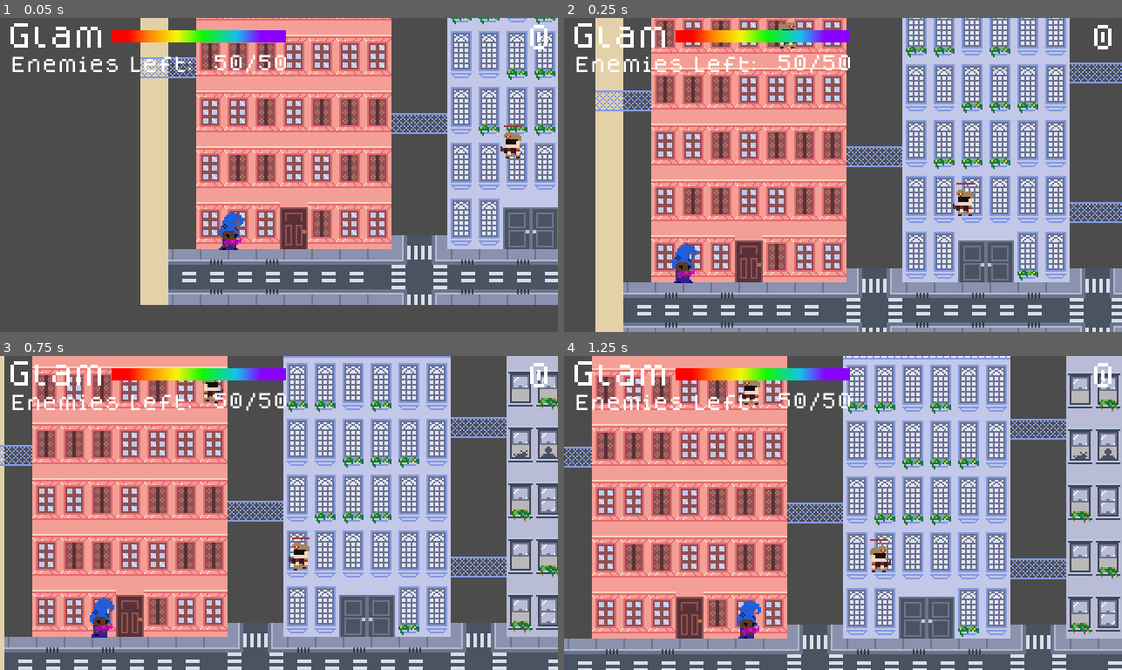
Above: before the commit, frames 1-4 (two rows, left to right).
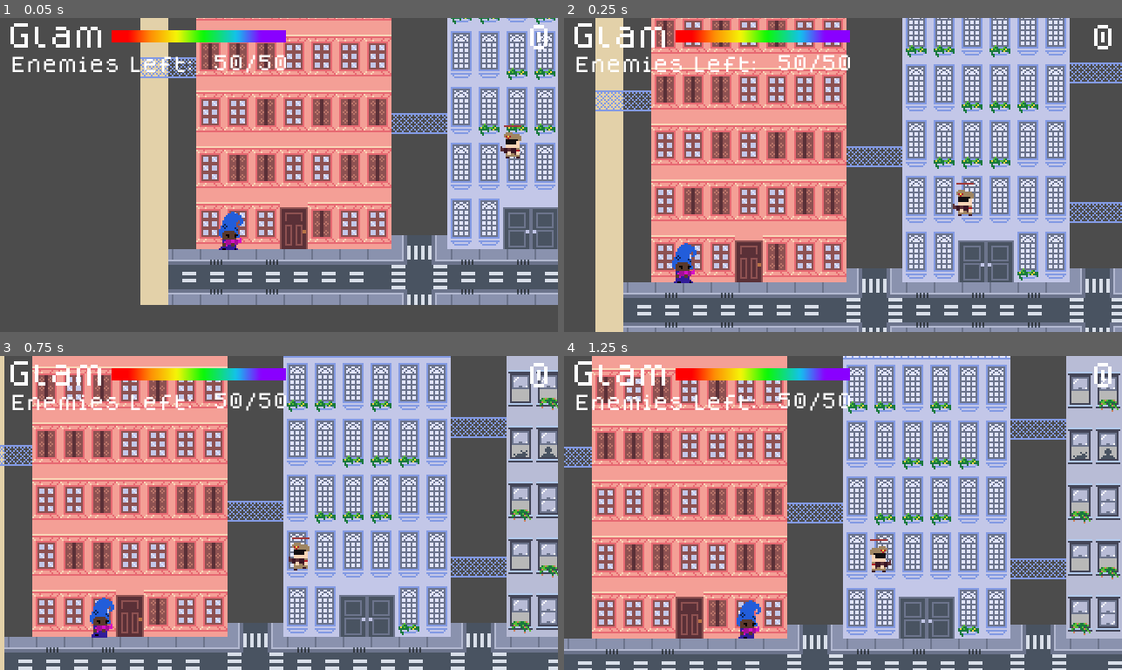
Above: after the commit, the same moments.

Repository: hamiltonromualdo/bring-ur-glam
Game: Godot game, scene res://src/Levels/EndGame.tscn
The game is run twice, just before and just after one commit, with the same random seed, the same clock (stepped at 60 frames per second) and the same inputs. This scene is started directly instead of the project's main scene. Sound files missing from this copy of the repository are replaced by a short silence.
Inputs (mouse positions are in pixels of both pictures, inside the frame that each line leads up to):
- Up to frame 1 (0.05 s): no input
- Up to frame 2 (0.25 s): no input
- Up to frame 3 (0.75 s): tap Enter (ui_accept) at 0.5 s; move the mouse to (401, 497) at 0.52 s; hold Right (ui_right) from 0.53 s (still down)
- Up to frame 4 (1.25 s): keep holding Right (ui_right); tap Enter (ui_accept) at 0.77 s

Frame 1 is identical in both runs. In frame 2, 0.1% of the frame differs, in the area x 38-42%, y 1-10%; in frame 3, 0.2%; in frame 4, 0.2%, in the area x 31-36%, y 7-16%.

Commit message:
Make EndGame go to GameOver once all enemies are killed

Diff:
--- a/bring_ur_glam/src/Levels/EndGame.gd
+++ b/bring_ur_glam/src/Levels/EndGame.gd
@@ -1,27 +1,41 @@
+tool
 extends Node2D
 
+export var win_scene: PackedScene
+export var totalEnemies: = 50
+
+func _get_configuration_warning() -> String:
+    return "Win scene is unset" if not win_scene else ""
+
+
 var Enemy = load("res://src/Actors/Enemy.tscn")
-var enemiesInScreen = 6
+var enemiesLeft = totalEnemies
 var liveEnemies = 0
-var enemiesLeft = 50
-var totalEnemies = 50
 var rng = RandomNumberGenerator.new()
 
 
 func _on_enemyDied() -> void:
     liveEnemies -= 1
     enemiesLeft -= 1
-    update_number_of_enemies_in_screen()
     update_enemies_count()
+    if enemiesLeft == 0:
+        win()
+
+
+func win() -> void:
+    var error = get_tree().change_scene_to(win_scene)
+    if error:
+        print("Error changing scene: ", error)
 
 
 func update_enemies_count() -> void:
     $EnemiesCountLayer/EnemiesCount.text = "{enemiesLeft}/{totalEnemies}".format({"enemiesLeft": enemiesLeft, "totalEnemies": totalEnemies})
 
 
-func update_number_of_enemies_in_screen() -> void:
+func enemies_to_spawn() -> int:
     var enemiesKilled = totalEnemies - enemiesLeft
-    enemiesInScreen = 4 if enemiesKilled <= 1 else int(ceil(4 * log(enemiesKilled) / log(2)))
+    var enemiesThatShouldBeOnScreen = 4 if enemiesKilled <= 1 else int(ceil(4 * log(enemiesKilled) / log(2)))
+    return int(clamp(enemiesThatShouldBeOnScreen - liveEnemies, 0, enemiesLeft))
 
 
 func get_player_camera_rect() -> Rect2:
@@ -82,7 +96,7 @@
 
 
 func check_and_instance_enemies():
-    var enemiesToSpawn = int(clamp(enemiesInScreen - liveEnemies, 0, enemiesLeft))
+    var enemiesToSpawn = enemies_to_spawn()
     for n in enemiesToSpawn:
         instance_enemy()
 
--- a/bring_ur_glam/src/Levels/EndGame.tscn
+++ b/bring_ur_glam/src/Levels/EndGame.tscn
@@ -11,6 +11,7 @@
 [ext_resource path="res://src/UserInterface/HUDTheme.tres" type="Theme" id=9]
 [ext_resource path="res://assets/fonts/dogica/dogicapixel.ttf" type="DynamicFontData" id=10]
 [ext_resource path="res://assets/sound/playground_theme.mp3" type="AudioStream" id=11]
+[ext_resource path="res://src/UserInterface/GameOverScreen.tscn" type="PackedScene" id=12]
 
 [sub_resource type="DynamicFont" id=1]
 size = 10
@@ -18,6 +19,7 @@
 
 [node name="EndGame" type="Node2D"]
 script = ExtResource( 2 )
+win_scene = ExtResource( 12 )
 
 [node name="EnemiesCountLayer" type="CanvasLayer" parent="."]
 
Not shown: 1 places in bring_ur_glam/src/Levels/EndGame.tscn that only renumber resources
